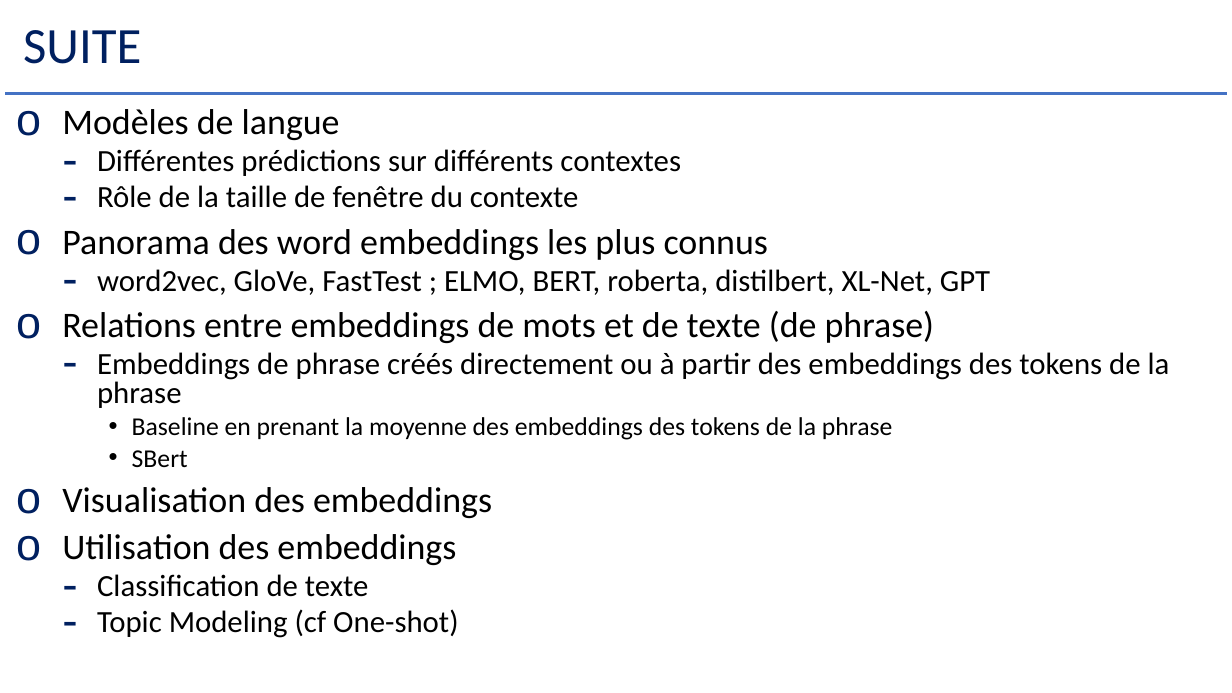
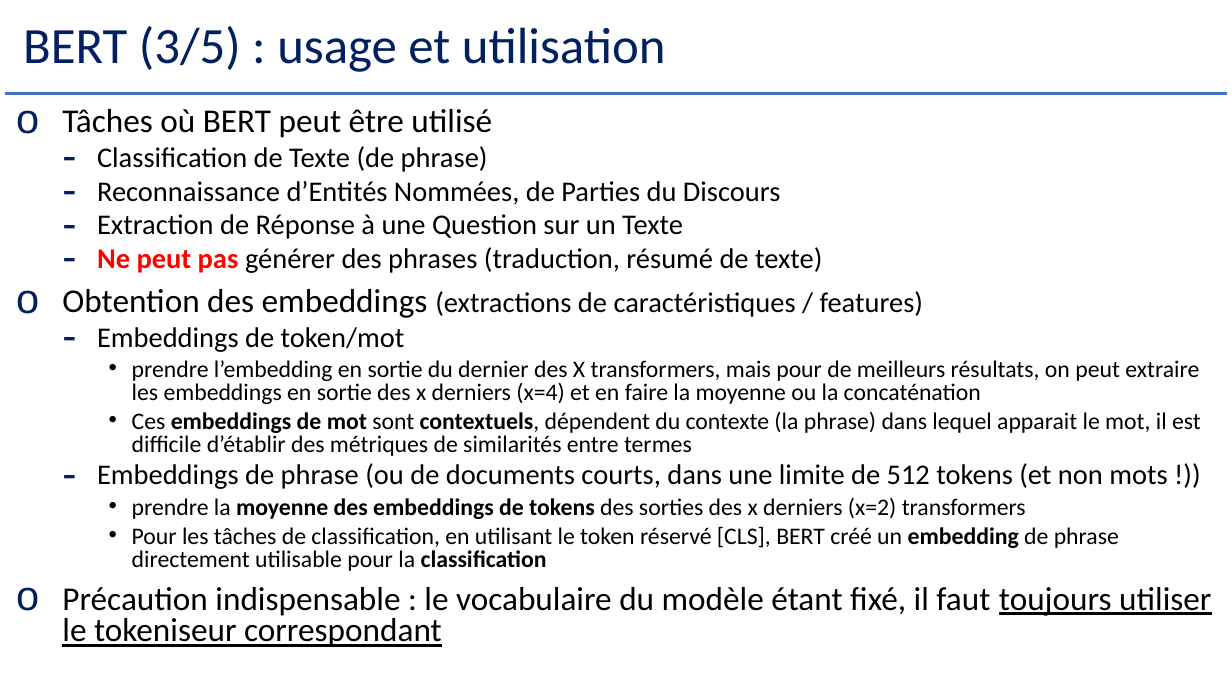
Before and after one commit to Herve-Guerin/cours-NLP-Gustave-Eiffel, a slide deck: slide 82 of Slides/NLP et Analyse Textuelle V2 - 2.pptx (slide 73 before the commit). Drawn at 1232x693 pixels with LibreOffice and Linux fonts; fonts in the diff are those of the drawing. Boxes give left, top, right and bottom in pixels: in the first picture for what was removed or moved away, otherwise in the second. Text is boxed around its words. In the diff, an @@ line names an element or a change of style, - is before the commit and + after.

```diff
--- a/Slides/NLP et Analyse Textuelle V2 - 2.pptx
+++ b/Slides/NLP et Analyse Textuelle V2 - 2.pptx
@@ title at (23,26,666,72): text changed @@
-SUITE
+BERT (3/5) : usage et utilisation
@@ text at (62,109,1211,647): text changed; size 24 to 18.5 pt @@
-o Modèles de langue
-  – Différentes prédictions sur différents contextes
-  – Rôle de la taille de fenêtre du contexte
-o Panorama des word embeddings les plus connus
-  – word2vec, GloVe, FastTest ; ELMO, BERT, roberta, distilbert, XL-Net, GPT
-o Relations entre embeddings de mots et de texte (de phrase)
-  – Embeddings de phrase créés directement ou à partir des embeddings des tokens de la phrase
-    • Baseline en prenant la moyenne des embeddings des tokens de la phrase
-    • SBert
-o Visualisation des embeddings
-o Utilisation des embeddings
-  – Classification de texte
-  – Topic Modeling (cf One-shot)
+o Tâches où BERT peut être utilisé
+  – Classification de Texte (de phrase)
+  – Reconnaissance d’Entités Nommées, de Parties du Discours
+  – Extraction de Réponse à une Question sur un Texte
+  – Ne peut pas générer des phrases (traduction, résumé de texte)
+o Obtention des embeddings (extractions de caractéristiques / features)
+  – Embeddings de token/mot
+    • prendre l’embedding en sortie du dernier des X transformers, mais pour de meilleurs résultats, on peut extraire les embeddings en sortie des x derniers (x=4) et en faire la moyenne ou la concaténation
+    • Ces embeddings de mot sont contextuels, dépendent du contexte (la phrase) dans lequel apparait le mot, il est difficile d’établir des métriques de similarités entre termes
+  – Embeddings de phrase (ou de documents courts, dans une limite de 512 tokens (et non mots !))
+    • prendre la moyenne des embeddings de tokens des sorties des x derniers (x=2) transformers
+    • Pour les tâches de classification, en utilisant le token réservé [CLS], BERT créé un embedding de phrase directement utilisable pour la classification
+o Précaution indispensable : le vocabulaire du modèle étant fixé, il faut toujours utiliser le tokeniseur correspondant
```
Also in this commit, not shown: 14 other slides changed, 11 slides added.
